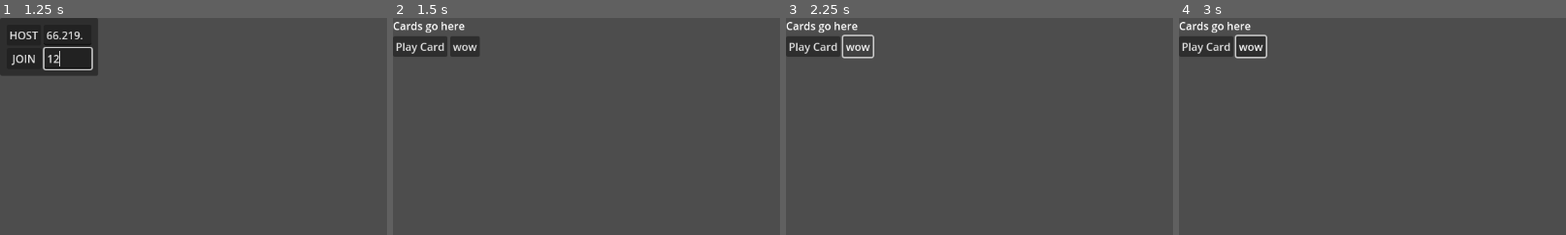
Above: before the commit, frames 1-4 (left to right).
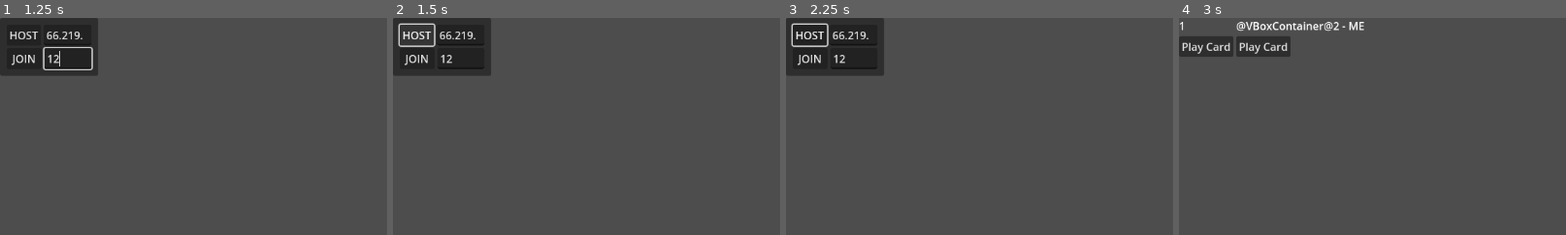
Above: after the commit, the same moments.

Repository: BYU-GameDevClub/ThreeSquareSquires
Game: Godot game, scene res://main.tscn
Same seed, same stepped clock (60 frames per second), same inputs: the game is played once before the commit and once after it.
Inputs (mouse positions are % of the whole screen's width and height, from its top left):
- Up to frame 1 (1.25 s): click (9, 9) at 0.52 s; type "12" at 0.6 s
- Up to frame 2 (1.5 s): click "HOST" at 1.25 s
- Up to frame 3 (2.25 s): click (9, 7) at 2 s, where only the run before the commit has a clickable "wow"
- Up to frame 4 (3 s): click (3, 9) at 2.75 s, where only the run after the commit has a clickable "JOIN"
The pictures show only the part of the screen within x 0-50%, y 0-50%; the shares and areas given below are measured in that part.

Frame 1 is identical in both runs. In frame 2, 5.0% of the frame differs, in the area x 0-26%, y 0-27%; in frame 3, 5.6%; in frame 4, 2.0%.

Commit message:
Start delayed till ready
Updated so that the game waits for all players before starting.

Diff:
--- /dev/null
+++ b/game.gd
@@ -0,0 +1,11 @@
+extends HBoxContainer
+
+
+# Called when the node enters the scene tree for the first time.
+func _ready():
+	pass # Replace with function body.
+
+
+# Called every frame. 'delta' is the elapsed time since the previous frame.
+func _process(delta):
+	pass
--- a/game.tscn
+++ b/game.tscn
@@ -1,6 +1,9 @@
-[gd_scene format=3 uid="uid://cic8ctvjldhbu"]
+[gd_scene load_steps=2 format=3 uid="uid://cic8ctvjldhbu"]
+
+[ext_resource type="Script" path="res://game.gd" id="1_oriqu"]
 
 [node name="game" type="HBoxContainer"]
+script = ExtResource("1_oriqu")
 
 [node name="MultiplayerSpawner" type="MultiplayerSpawner" parent="."]
 _spawnable_scenes = PackedStringArray("res://player.tscn")
--- a/main.gd
+++ b/main.gd
@@ -7,21 +7,13 @@
 @onready var lbl = $PanelContainer/MarginContainer/VBoxContainer/HBoxContainer/HostIPLabel
 @onready var portTxt = $PanelContainer/MarginContainer/VBoxContainer/HBoxContainer2/LineEdit
 # Called when the node enters the scene tree for the first time.
-var game
-var is_host = false
-func _ready():
-	game = preload("res://game.tscn").instantiate()
-	add_sibling.call_deferred(game)
-	game.visible = false
-	pass # Replace with function body.
-
-
+var players = []
 # Called every frame. 'delta' is the elapsed time since the previous frame.
 func _process(delta):
 	pass
 
-func _exit_tree():
-	if is_host:
+func on_quit():
+	if multiplayer.is_server():
 		upnp.delete_port_mapping(4242,"UPD")
 		upnp.delete_port_mapping(4242,"TCP")
 
@@ -33,8 +25,8 @@
 
 func _on_host_button_pressed():
 	var port = _get_port_num()
-	is_host = TryUPNP(port)
-	multi_peer.create_server(port)
+	var is_host = TryUPNP(port)
+	multi_peer.create_server(port, 2)
 	multiplayer.multiplayer_peer = multi_peer
 	multi_peer.peer_connected.connect(func(id): add_player_character(id))
 	add_player_character()
@@ -64,11 +56,18 @@
 	print(lbl.text)
 	return true
 
+@rpc("call_local")
+func StartGame(playerInfo):
+	print('starting the game...')
+	var game = preload("res://game.tscn").instantiate()
+	add_sibling(game)
+	for id in playerInfo:
+		var player = preload("res://player.tscn").instantiate()
+		player.name = str(id);
+		game.add_child(player)
+	call_deferred("free")
 
 func add_player_character(id=1):
 	print('%d joined' % id)
-	visible = false
-	var player = preload("res://player.tscn").instantiate()
-	player.name = str(id);
-	game.add_child(player)
-	game.visible = true
+	players.append(id)
+	if len(players) == 2: rpc("StartGame", players)
--- a/player.gd
+++ b/player.gd
@@ -4,10 +4,8 @@
 # Called when the node enters the scene tree for the first time.
 func _ready():
 	set_multiplayer_authority(name.to_int())
-	if !is_multiplayer_authority():
-		$HBoxContainer/Button.visible = false
+	$Label.text = name
+	if !is_multiplayer_authority(): initial_on_player()
 
-
-# Called every frame. 'delta' is the elapsed time since the previous frame.
-func _process(delta):
-	pass
+func initial_on_player():
+	$Label.text += ' - ME'
--- a/player.tscn
+++ b/player.tscn
@@ -7,10 +7,9 @@
 offset_bottom = 58.0
 script = ExtResource("1_7sfpw")
 
-[node name="RichTextLabel" type="RichTextLabel" parent="."]
+[node name="Label" type="Label" parent="."]
 layout_mode = 2
 text = "Cards go here"
-fit_content = true
 
 [node name="HBoxContainer" type="HBoxContainer" parent="."]
 layout_mode = 2
@@ -18,7 +17,3 @@
 [node name="Button" type="Button" parent="HBoxContainer"]
 layout_mode = 2
 text = "Play Card"
-
-[node name="Button2" type="Button" parent="HBoxContainer"]
-layout_mode = 2
-text = "wow"
Not shown, changed: TODO.md
